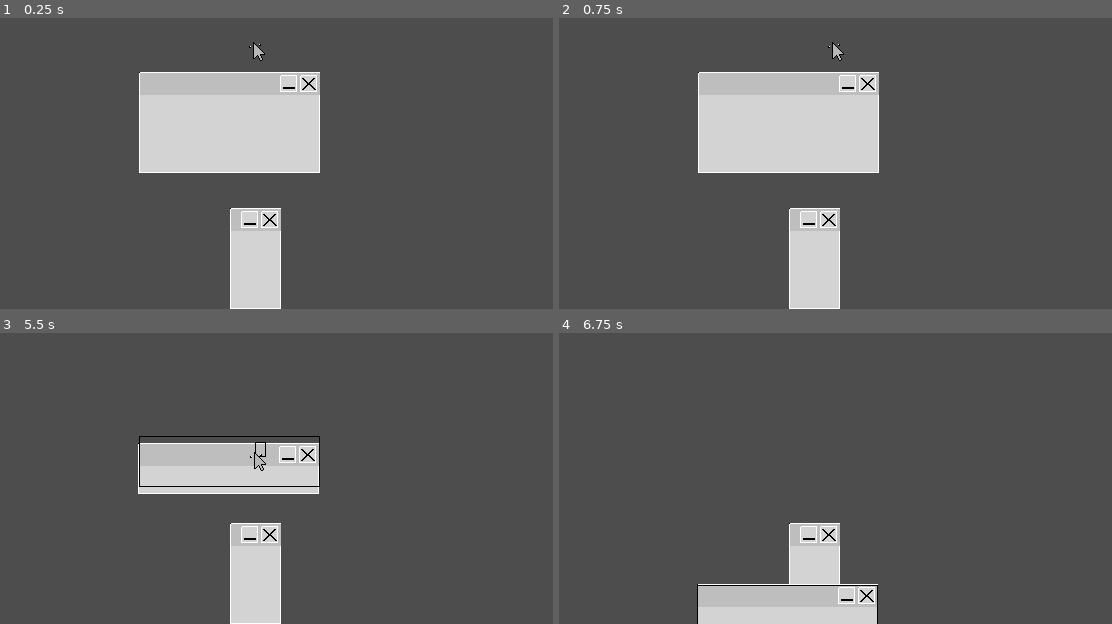
Above: before the commit, frames 1-4 (two rows, left to right).
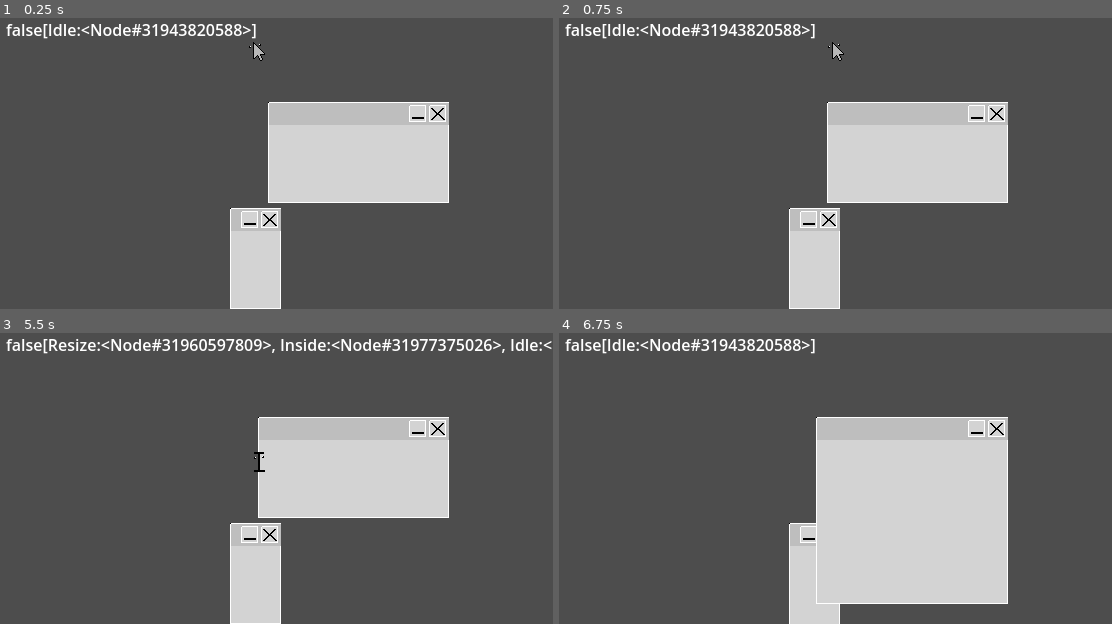
Above: after the commit, the same moments.

Repository: username123115/Clicky
Game: Godot game, scene res://intro.tscn
Two runs of this game, one before a commit and one after it. Both use one fixed random seed, a clock stepped at 60 frames per second and the inputs below.
Inputs:
- Up to frame 1 (0.25 s): no input
- Up to frame 2 (0.75 s): tap Enter at 0.5 s; hold L (move_right) from 0.53 s (still down); hold Z (grab) from 0.53 s (still down)
- Up to frame 3 (5.5 s): release L (move_right) at 1.28 s; release Z (grab) at 1.28 s; hold J (move_down) 1.28-2.03 s; tap Z (grab) at 1.35, 2.85, 4.35 s; tap Space at 2, 3.5 s; hold L (move_right) 2.03-2.78 s; hold Z (grab) 2.03-2.78 s; tap Enter at 2.75, 4.25 s; hold K (move_up) 2.78-3.53 s; hold Z (grab) 3.53-4.28 s; hold H (move_left) 3.53-5.03 s; hold J (move_down) from 5.03 s (still down); hold Z (grab) from 5.03 s (still down)
- Up to frame 4 (6.75 s): release J (move_down) at 5.78 s; release Z (grab) at 5.78 s; hold L (move_right) 5.78-6.53 s; tap Z (grab) at 5.85 s; tap Space at 6.5 s; hold K (move_up) from 6.53 s (still down); hold Z (grab) from 6.53 s (still down)

The runs differ from the first frame. In frame 1, 19% of the frame differs, in the area x 1-82%, y 2-64%; in frame 2, 19%; in frame 3, 16%; in frame 4, 25%, in the area x 1-82%, y 2-100%.

Commit message:
misc changes

Diff:
--- a/focus_aid/focus.tscn
+++ b/focus_aid/focus.tscn
@@ -24,4 +24,4 @@
 offset_bottom = 12.0
 bbcode_enabled = true
 text = "
-[wave amp=100.0 freq=5.0 connected=1][center]Gucci Ghost Caught in 4K [/center][/wave]"
+[wave amp=100.0 freq=5.0 connected=1][center](74M) was unable[/center][/wave]"
--- a/intro.tscn
+++ b/intro.tscn
@@ -1,8 +1,9 @@
-[gd_scene load_steps=4 format=3 uid="uid://t7cifjapqkxc"]
+[gd_scene load_steps=5 format=3 uid="uid://kanteoc5d2dg"]
 
 [ext_resource type="PackedScene" uid="uid://b76rhy6jvdbac" path="res://player/player.tscn" id="1_2emgv"]
 [ext_resource type="PackedScene" uid="uid://c4p7vdke6f5n2" path="res://window/window.tscn" id="2_2je34"]
 [ext_resource type="Script" path="res://player/state_window_interactions/debug_draw.gd" id="3_nceal"]
+[ext_resource type="Script" path="res://debug_info.gd" id="4_dly2c"]
 
 [node name="Intro_Level" type="Node2D"]
 
@@ -17,10 +18,20 @@
 init_height = 100
 
 [node name="Window2" parent="." instance=ExtResource("2_2je34")]
-position = Vector2(227, 124)
+position = Vector2(356, 154)
 init_height = 100
 init_width = 180
 
 [node name="player_debugger" type="Node2D" parent="." node_paths=PackedStringArray("target")]
+visible = false
 script = ExtResource("3_nceal")
 target = NodePath("../Player")
+
+[node name="debug_info" type="Node" parent="."]
+script = ExtResource("4_dly2c")
+
+[node name="Label" type="Label" parent="debug_info"]
+offset_left = 93.0
+offset_top = 69.0
+offset_right = 273.0
+offset_bottom = 152.0
--- a/project.godot
+++ b/project.godot
@@ -23,6 +23,8 @@
 
 window/size/viewport_width=640
 window/size/viewport_height=360
+window/stretch/aspect="keep_width"
+window/stretch/scale_mode="integer"
 
 [input]
 
